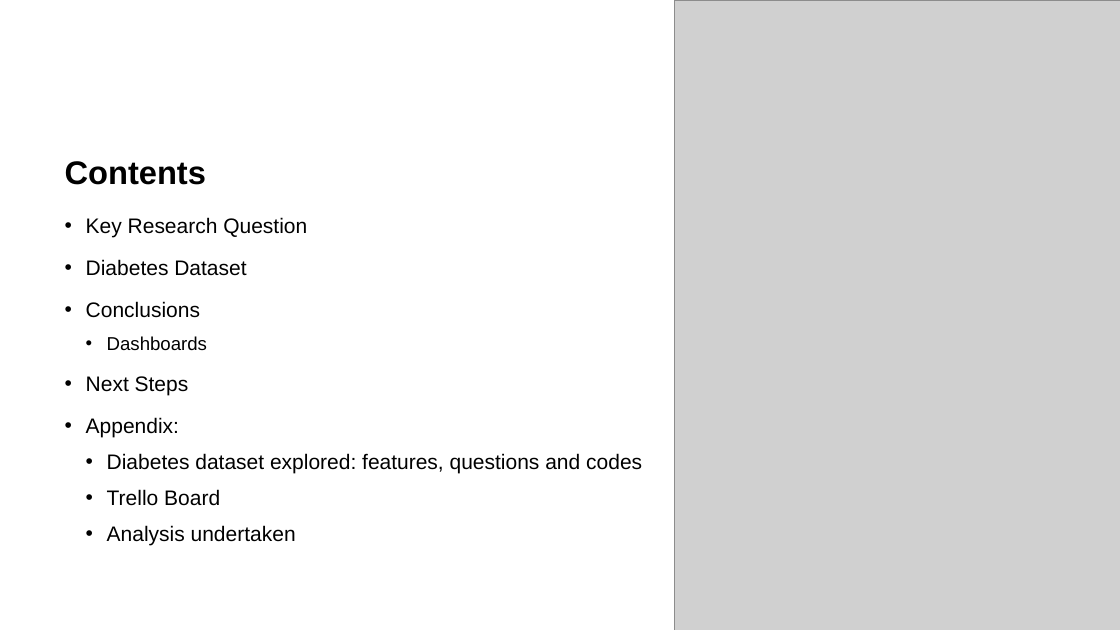
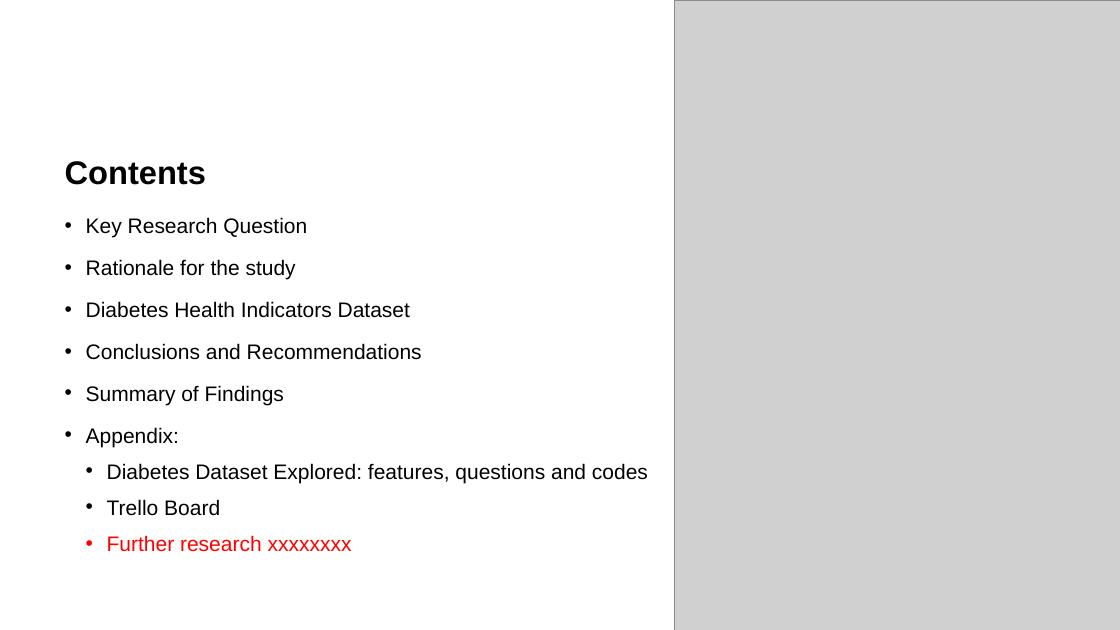
Before and after one commit to teresamcgarry/diabetes, a slide deck: slide 2 of presentation/diabetes_presentation.pptx. Drawn at 1120x630 pixels with LibreOffice and Linux fonts; fonts in the diff are those of the drawing; grey boxes stand for pictures. Boxes give left, top, right and bottom in pixels: in the first picture for what was removed or moved away, otherwise in the second. Text is boxed around its words. In the diff, an @@ line names an element or a change of style, - is before the commit and + after.

Commit message:
Diabetes Presentation

```diff
--- a/presentation/diabetes_presentation.pptx
+++ b/presentation/diabetes_presentation.pptx
@@ text at bbox=[86, 259, 422, 405]: text changed @@
-• Diabetes Dataset
-• Conclusions
-  • Dashboards
-• Next Steps
+• Rationale for the study
+• Diabetes Health Indicators Dataset
+• Conclusions and Recommendations
+• Summary of Findings
@@ text at bbox=[107, 463, 648, 483]: text changed @@
-  • Diabetes dataset explored: features, questions and codes
+  • Diabetes Dataset Explored: features, questions and codes
@@ text at bbox=[107, 535, 352, 552]: text changed; text colour #000000 to #FF0000 @@
-  • Analysis undertaken
+  • Further research xxxxxxxx
```
Also in this commit, not shown: 9 other slides changed, 3 slides added, 2 slides removed.
